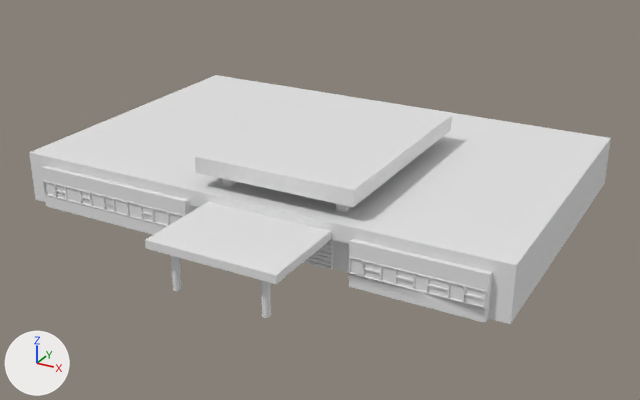
Two versions of the FBX model Assets/FBX/PreescolarPuerta3.fbx, one commit apart.
Rendered twice from a camera (50 mm lens) standing at (27.6, -40.1, 24.8) and looking at (2.1, 6.4, 1.6). The lights are fixed; the arrows at lower left show +X, +Y and +Z. Where no turn or scale is listed for an object, it has been applied to the vertices.
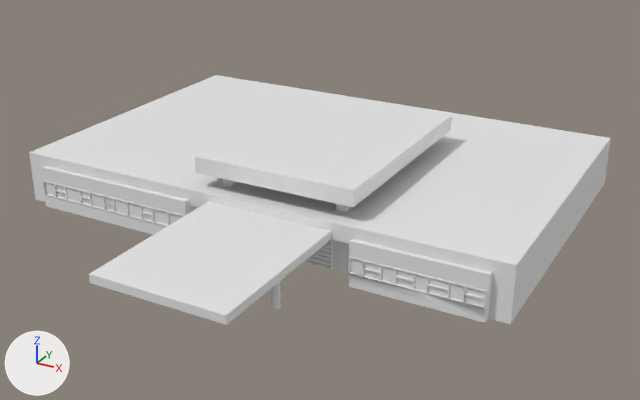
Location of each change, (x1, y1, x2, y2) in pixels of the pictures (640 x 400 px; the box of a moved part takes in the faces that stretch with it):
'Cube', reshaped: before (29, 75, 611, 324); after (29, 75, 611, 325)
'Cylinder', mesh moved: before (170, 255, 271, 318); after (271, 282, 281, 309)
part 2 of me_cube, moved or reshaped: before (145, 202, 331, 284); after (89, 202, 331, 325)

The change, as a list of edits to the scene's bpy script:
```text
Change me_cylinder:
    where me_cylinder.from_pydata(...)  # 128 vertices, 68 faces; spans x -0.25..6.25, y -0.25..0.25, z -1.5..1.5
    used by ob_cylinder; location = (-1.0, -5.0, 1.21)
    me_cylinder part 1: the whole mesh is moved by (0.0, 1.0, 0.0)
Change me_cube:
    where me_cube.from_pydata(...)  # 479 vertices, 233 faces; spans x -17.0..17.0, y -6.0..22.0, z 0.0..5.5
    used by ob_cube; location = (0.0, 0.0, 0.0)
    before: 85 (6.3, -6.0, 2.5) at pixel (276, 284), 86 (-2.2, -6.0, 2.5) at pixel (145, 248), 87 (-2.2, -6.0, 3.0) at pixel (144, 239), 88 (6.3, -6.0, 3.0) at pixel (275, 275)
    me_cube part 2
    add for i in [*range(85, 89)]: me_cube.vertices[i].co += Vector((0.0, -4.5, 0.0))
```
